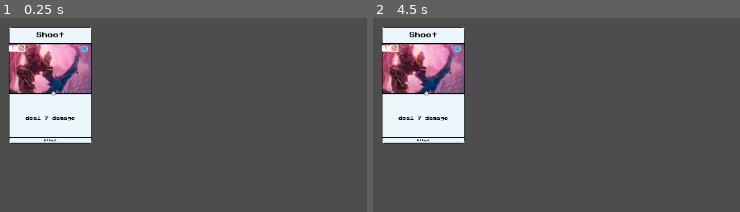
Above: before the commit, frames 1-2 (left to right).
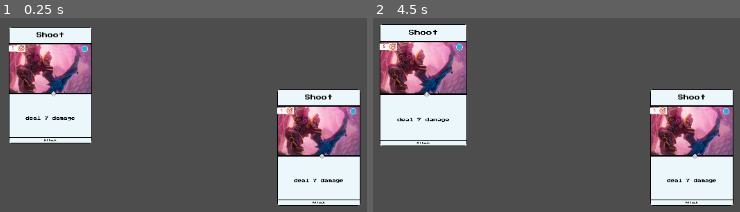
Above: after the commit, the same moments.

Repository: kshipp-gif/MEXXX
Game: Godot game, scene res://Main.tscn
Two runs of this game, one before a commit and one after it. Both use one fixed random seed, a clock stepped at 60 frames per second and the inputs below.
Inputs (mouse positions are in pixels of both pictures, inside the frame that each line leads up to):
- Up to frame 1 (0.25 s): no input
- Up to frame 2 (4.5 s): tap Enter at 0.5, 2, 3.5 s; move the mouse to (outside the picture) at 0.52 s; click (outside the picture) at 0.67 s; tap Space at 1.25, 2.75, 4.25 s; drag from (439, 167) to (outside the picture) at 1.27 s; move the mouse to (677, 47) at 2.02 s; click (677, 47) at 2.17 s; drag from (outside the picture) to (outside the picture) at 2.77 s; move the mouse to (outside the picture) at 3.52 s; click (outside the picture) at 3.67 s; drag from (outside the picture) to (479, 33) at 4.27 s

The runs differ from the first frame. In frame 1, 13% of the frame differs, in the area x 75-99%, y 36-97%; in frame 2, 18%, in the area x 1-99%, y 3-97%.

Commit message:
Added hovering effects
Added hovering effects and functions to prevent cards from stacking incorrectly in the scene

Diff:
--- /dev/null
+++ b/Card.gd
@@ -0,0 +1,22 @@
+extends Area2D
+
+signal hovered
+signal hovered_off
+
+# Called when the node enters the scene tree for the first time.
+func _ready() -> void:
+	# All cards must be a child of CardManager or this will error
+	get_parent().connect_card_signals(self)
+
+
+# Called every frame. 'delta' is the elapsed time since the previous frame.
+func _process(delta: float) -> void:
+	pass
+
+
+func _on_mouse_entered() -> void:
+	emit_signal("hovered", self)
+
+
+func _on_mouse_exited() -> void:
+	emit_signal("hovered_off", self)
--- a/Card.tscn
+++ b/Card.tscn
@@ -1,11 +1,13 @@
 [gd_scene format=3 uid="uid://bwk62crwbt37i"]
 
 [ext_resource type="Texture2D" uid="uid://bu5yadynqs231" path="res://Layout - copy_screenshot.png" id="1_dd2wi"]
+[ext_resource type="Script" uid="uid://d1oar3xrvrkte" path="res://Card.gd" id="1_hael8"]
 
 [sub_resource type="RectangleShape2D" id="RectangleShape2D_hael8"]
 size = Vector2(118, 166)
 
 [node name="Card" type="Area2D" unique_id=1223246282]
+script = ExtResource("1_hael8")
 
 [node name="CollisionShape2D" type="CollisionShape2D" parent="." unique_id=1620358615]
 shape = SubResource("RectangleShape2D_hael8")
@@ -13,3 +15,6 @@
 [node name="CardImage" type="Sprite2D" parent="." unique_id=1154651841]
 scale = Vector2(0.25, 0.25)
 texture = ExtResource("1_dd2wi")
+
+[connection signal="mouse_entered" from="." to="." method="_on_mouse_entered"]
+[connection signal="mouse_exited" from="." to="." method="_on_mouse_exited"]
--- a/CardManager.gd
+++ b/CardManager.gd
@@ -6,6 +6,7 @@
 
 var screen_size
 var card_being_dragged
+var is_hovering_on_card
 
 
 # Called when the node enters the scene tree for the first time.
@@ -26,9 +27,51 @@
 		if event.pressed:
 			var card = raycast_check_for_card()
 			if card:
-				card_being_dragged = card
+				start_drag(card)
 		else:
-			card_being_dragged = null
+			finish_drag()
+
+
+func start_drag(card):
+	card_being_dragged = card
+	card.scale = Vector2(1, 1)
+	card.get_parent().move_child(card, -1)
+
+func finish_drag():
+	if card_being_dragged:
+		card_being_dragged.scale = Vector2(1.05, 1.05)
+	card_being_dragged = null
+
+func connect_card_signals(card):
+	card.connect("hovered", on_hovered_over_card)
+	card.connect("hovered_off", on_hovered_off_card)
+
+
+func on_hovered_over_card(card):\
+	if !is_hovering_on_card:
+		is_hovering_on_card = true
+		highlight_card(card, true)
+		print("hovering")
+
+func on_hovered_off_card(card):
+	if !card_being_dragged:
+		highlight_card(card, false)
+		# Check if hovered off card straight on to another card
+		var new_card_hovered = raycast_check_for_card()
+		if new_card_hovered and new_card_hovered != card:
+			highlight_card(new_card_hovered, true)
+		else:
+			is_hovering_on_card = false
+			print("not hovering")
+
+
+func highlight_card(card, hovered):
+	if hovered:
+		card.scale = Vector2(1.05, 1.05)
+		card.z_index = 2
+	else:
+		card.scale = Vector2(1, 1)
+		card.z_index = 1
 
 
 func raycast_check_for_card():
@@ -39,5 +82,20 @@
 	parameters.collision_mask = COLLISION_MASK_CARD
 	var result = space_state.intersect_point(parameters)
 	if result.size() > 0:
-		return result[0].collider
-	return null
+		#return result[0].collider
+		return get_card_with_highest_z_index(result)
+		return null
+
+
+func get_card_with_highest_z_index(cards):
+	# Assume the first card in cards array has the highest z-index
+	var highest_z_card = cards[0].collider
+	var highest_z_index = highest_z_card.z_index
+
+	# Loop through the rest of the cards checking for a higher z-index
+	for i in range(1, cards.size()):
+		var current_card = cards[1].collider
+		if current_card.z_index > highest_z_index:
+			highest_z_card = current_card
+			highest_z_index = current_card.z_index
+	return highest_z_card
--- a/Main.tscn
+++ b/Main.tscn
@@ -10,3 +10,6 @@
 
 [node name="Card" parent="CardManager" unique_id=1089383076 instance=ExtResource("2_r0du0")]
 position = Vector2(325, 237)
+
+[node name="Card2" parent="CardManager" unique_id=1223246282 instance=ExtResource("2_r0du0")]
+position = Vector2(712, 327)
Not shown, added: Card.gd.uid
